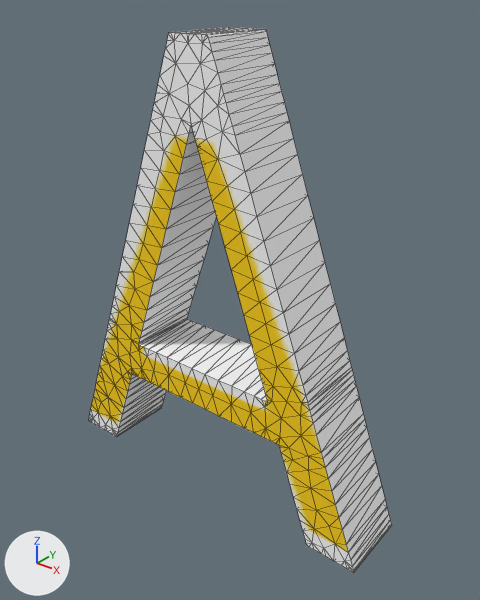
A saved change to the OBJ model ParticleTest-1.51/ParticleTest/data/A.obj.
Both versions are drawn from a camera (50 mm lens) standing at (118.6, -73.1, -24.3) and looking at (54.1, 7.6, -74.3). Arrows for +X, +Y and +Z are at lower left; the lights stay in place. Mesh edges are drawn as thin lines. Where no turn or scale is listed for an object, it has been applied to the vertices.

Objects in the first picture: 'A'.
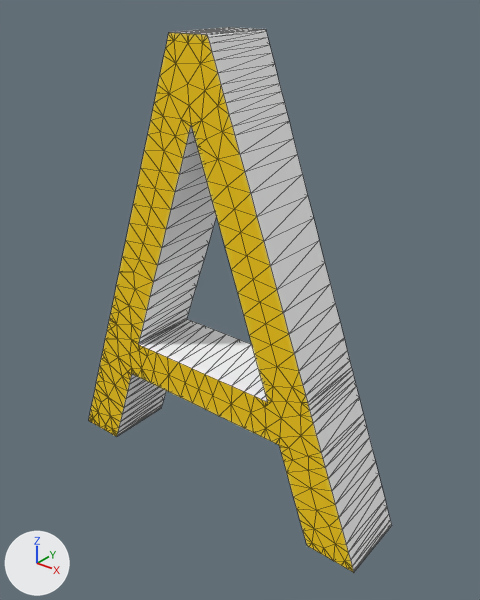
The newer file is also turned or shifted as a whole; pictures and numbers use the older file's frame.

Diff of the bpy script that builds the scene:
```diff
--- a/ParticleTest-1.51/ParticleTest/data/A.obj.py
+++ b/ParticleTest-1.51/ParticleTest/data/A.obj.py
@@ mat_material___aufgeblasene_vorderseite_a @@
 n4 = _N.new('ShaderNodeMapping'); n4.name = 'Mapping'
-n4.inputs[1].default_value = (0.171, 0.101, 1.0)  # 'Location'
-n4.inputs[3].default_value = (0.665, 0.806, 1.0)  # 'Scale'
+n4.inputs[1].default_value = (0.175, 0.139, 1.0)  # 'Location'
+n4.inputs[3].default_value = (0.665, 0.62, 1.0)  # 'Scale'
 _L.new(n3.outputs[2], n4.inputs[0])  # 'UV' to 'Vector'
```

Pixel boxes (x1, y1, x2, y2) of what changed, in the pictures (480 x 600 px):
'A', surface changed (grey to yellow)
    both: (89, 31, 356, 572)
